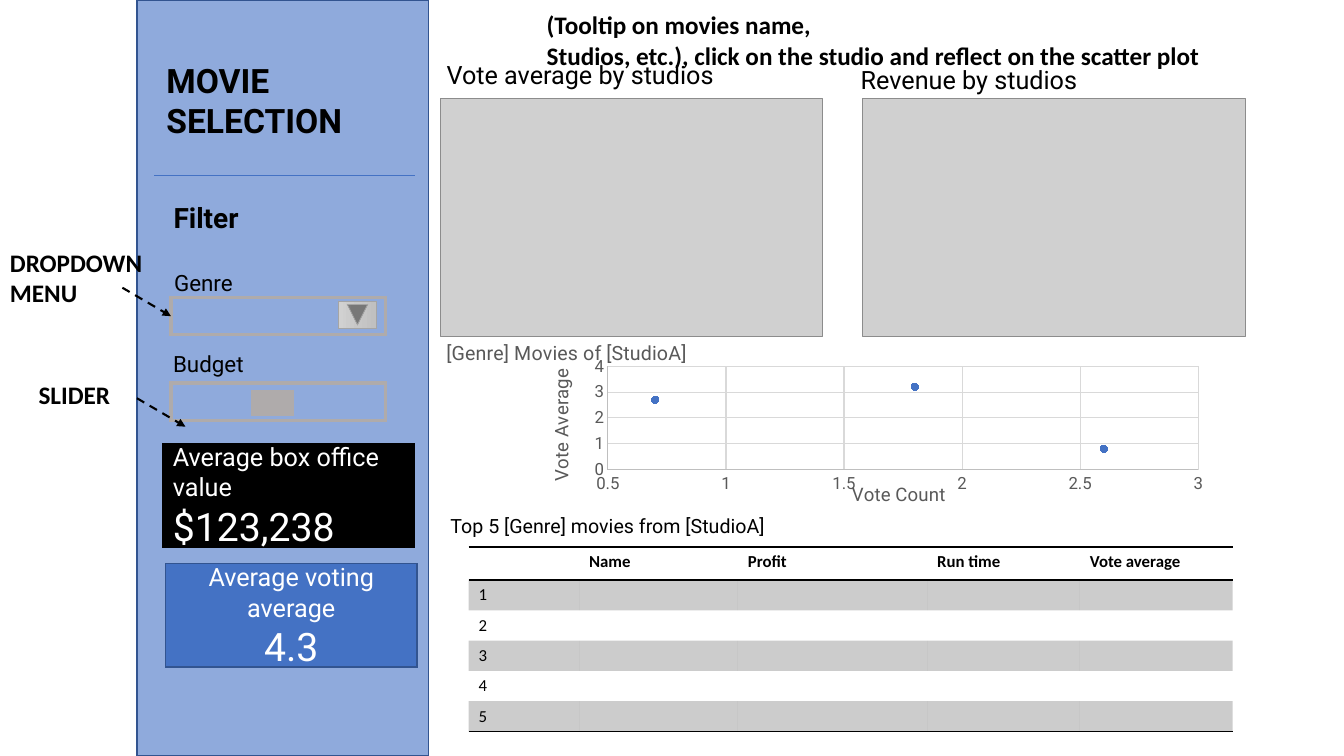
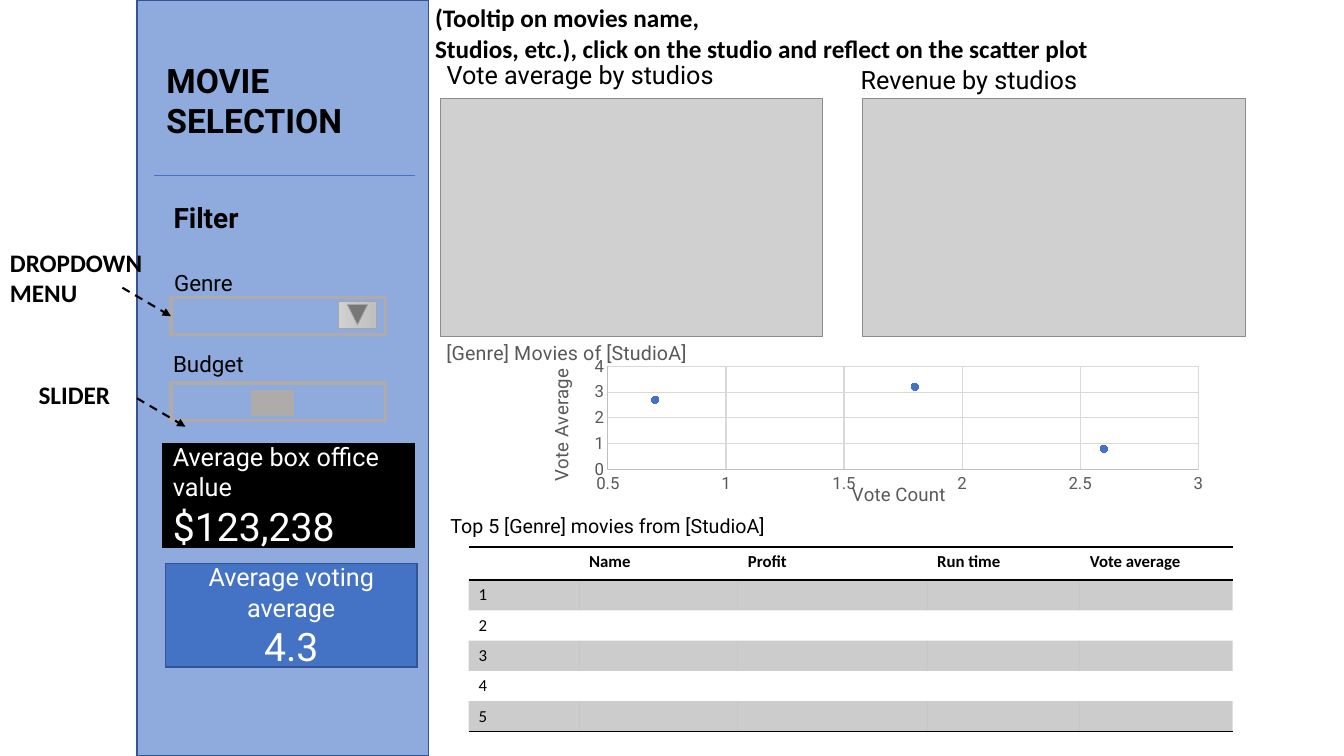
Before and after one commit to UBC-MDS/Movie_Selection, a slide deck: slide 1 of reports/532.pptx. Drawn at 1344x756 pixels with LibreOffice and Linux fonts; fonts in the diff are those of the drawing; grey boxes stand for pictures. Boxes give left, top, right and bottom in pixels: in the first picture for what was removed or moved away, otherwise in the second. Text is boxed around its words. In the diff, an @@ line names an element or a change of style, - is before the commit and + after.

Commit message:
Fix typo for proposal.md, add in layout code for app.py, update new app sketch layout in pptx

```diff
--- a/reports/532.pptx
+++ b/reports/532.pptx
@@ text "(Tooltip on movies name,": place and size @@
-text "(Tooltip on movies name," at <box>547,15,1199,71</box>
+text "(Tooltip on movies name," at <box>435,8,1087,62</box>
```
Also in this commit, not shown: 3 other files.
